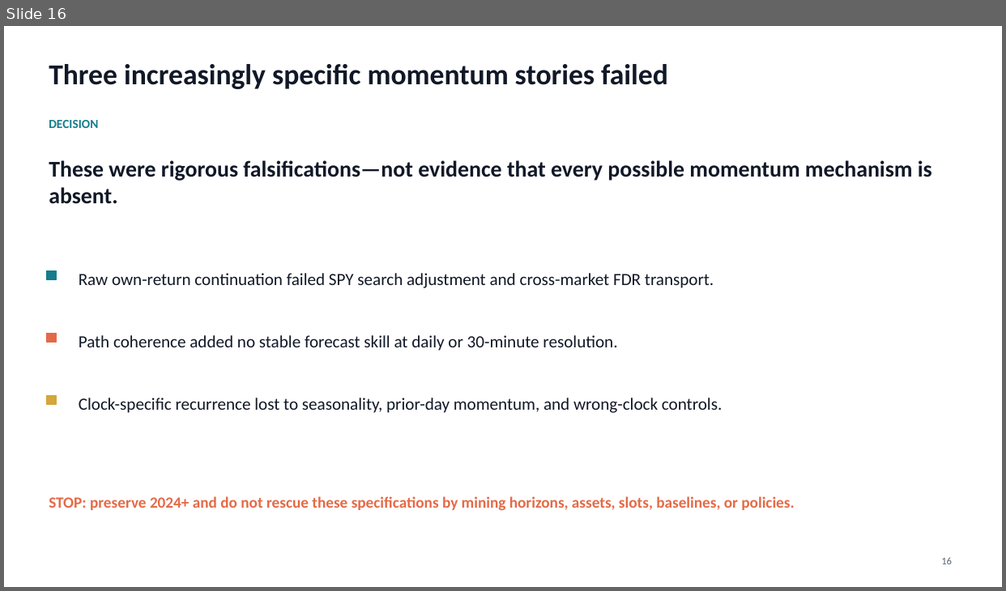
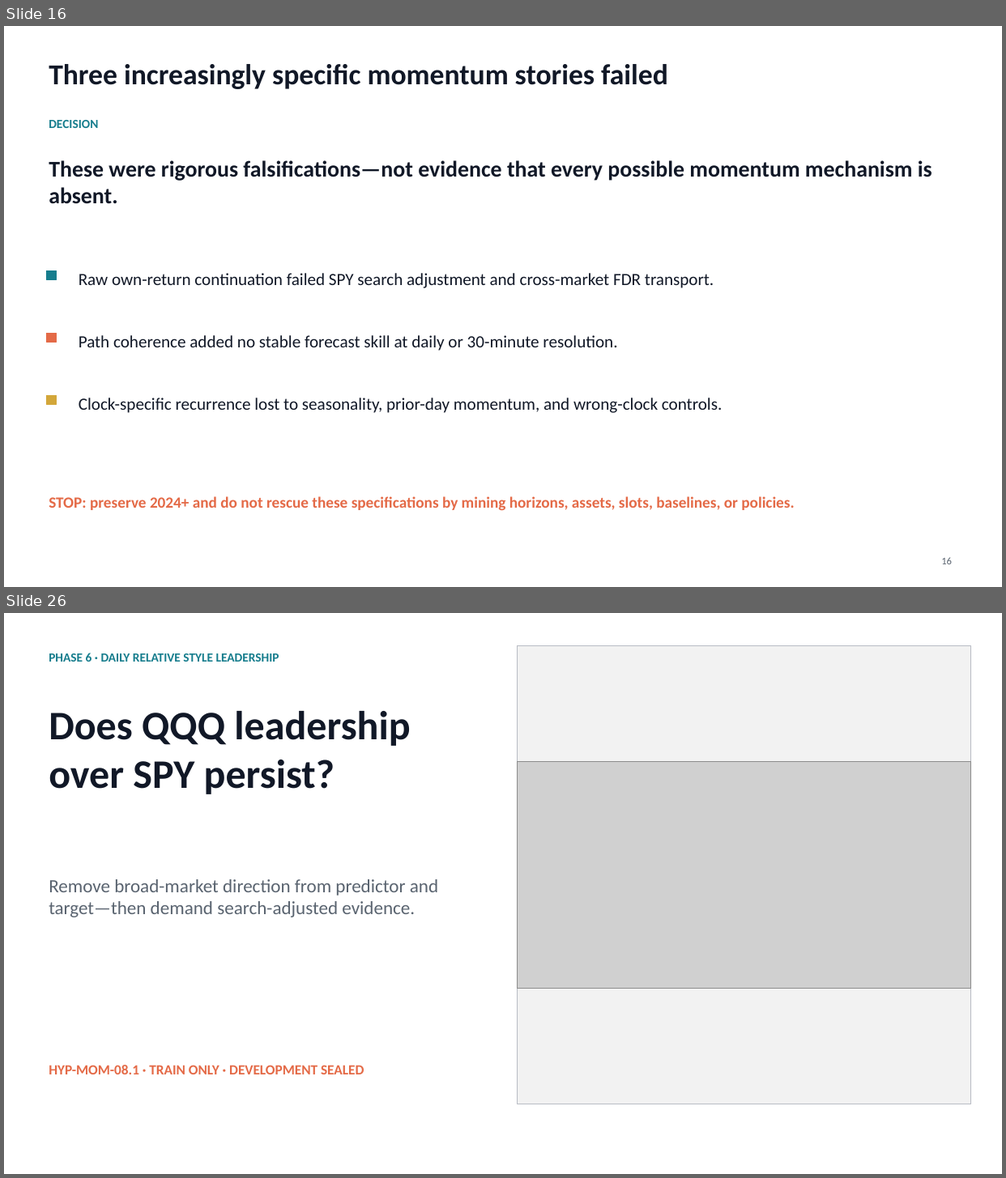
Before and after one commit to Francisc0Franc0/Time-Series-Modeling-Gen5, a slide deck: literature_studies/presentations/gen5_momentum_predictor_evidence_series.pptx. Shown one above the other, each under a label of ours: slide 16 before the commit, slides 16 and 26 after it; the slides between them are not shown. The pictures are 1006x591 and 1006x1178 pixels, drawn with LibreOffice and Linux fonts; fonts in the diff are those of the drawing; grey boxes stand for pictures; background and template pictures are left out. Boxes give left, top, right and bottom in pixels: in the first picture for what was removed or moved away, otherwise in the second. Text is boxed around its words. In the diff, an @@ line names an element or a change of style, - is before the commit and + after.

Commit message:
Consolidate momentum research evidence through CAL-A02

```diff
--- a/literature_studies/presentations/gen5_momentum_predictor_evidence_series.pptx
+++ b/literature_studies/presentations/gen5_momentum_predictor_evidence_series.pptx
@@ slide 26 added at [4,613,1002,1174], background #FFFFFF @@
@@ text added at [49,653,279,662], 12 pt, text #167D8D, bold @@
+PHASE 6 · DAILY RELATIVE STYLE LEADERSHIP
@@ rectangle added at [517,646,970,1104], fill #F2F2F2, outline #B8BCC4 0.75 pt @@
@@ text added at [49,711,410,794], 39 pt, text #111827, bold @@
+Does QQQ leadership
+over SPY persist?
@@ picture added at [517,761,970,988] @@
@@ text added at [49,879,438,918], 18 pt, text #5A6470 @@
+Remove broad-market direction from predictor and target—then demand search-adjusted evidence.
@@ text added at [49,1065,364,1075], 13.5 pt, text #E46A47, bold @@
+HYP-MOM-08.1 · TRAIN ONLY · DEVELOPMENT SEALED
```
Also in this commit, not shown: 2 slides changed, 34 other slides added, 3 other files.
